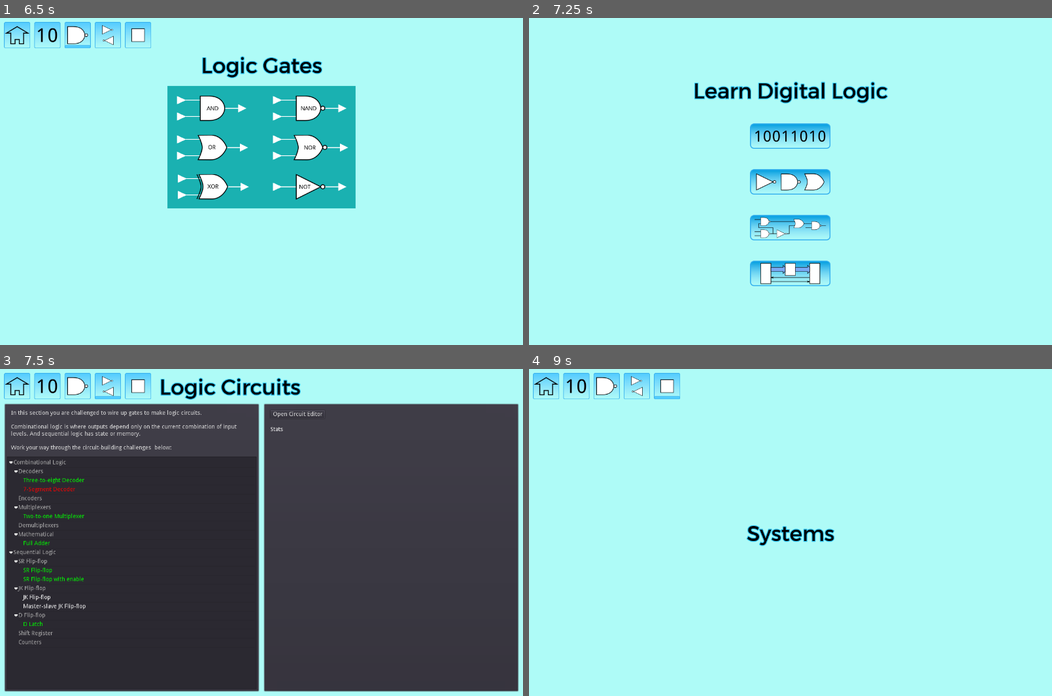
Above: before the commit, frames 1-4 (two rows, left to right).
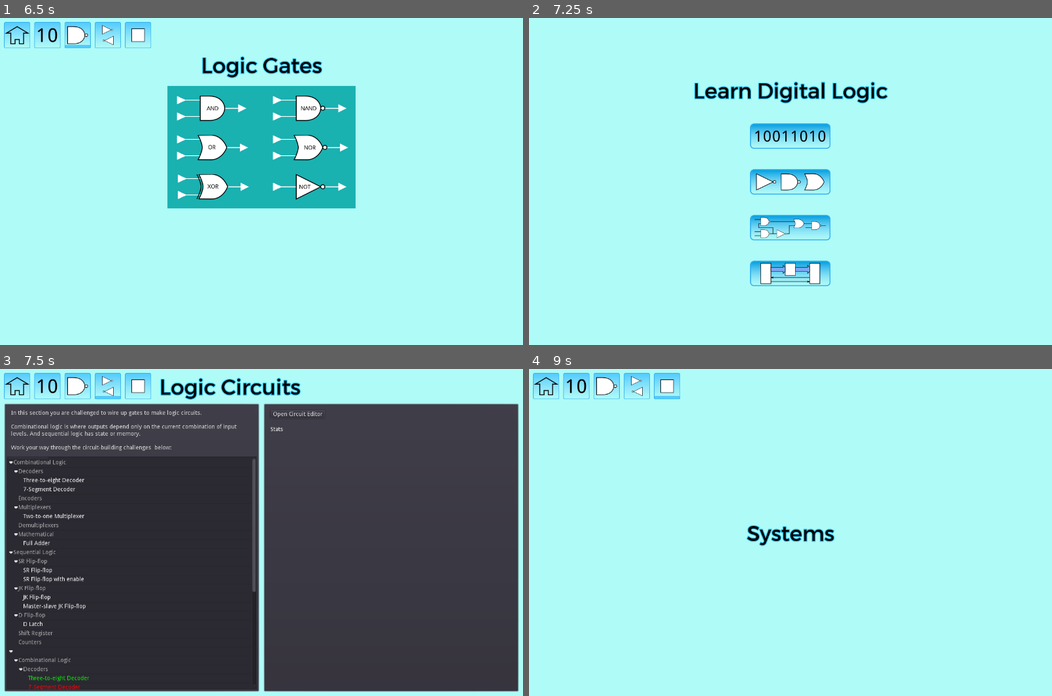
Above: after the commit, the same moments.

Repository: andrew-wilkes/digital-logic
Game: Godot game, scene res://Main.tscn
The game is run twice, just before and just after one commit, with the same random seed, the same clock (stepped at 60 frames per second) and the same inputs.
Inputs (mouse positions are in pixels of both pictures, inside the frame that each line leads up to):
- Up to frame 1 (6.5 s): click (261, 135) at 0.5 s; click "-" at 1.25 s; click "+" at 2 s; click "<<" at 2.75 s; click ">>" at 3.5 s; click "~" at 4.25 s; click (15, 34) at 5 s; click (261, 181) at 5.75 s
- Up to frame 2 (7.25 s): click (544, 34) at 6.5 s
- Up to frame 3 (7.5 s): click (261, 578) at 7.25 s
- Up to frame 4 (9 s): click (544, 385) at 8 s; click (790, 624) at 8.75 s

Frames 1-2 are identical in both runs. In frame 3, 0.9% of the frame differs, in the area x 1-49%, y 27-98%; in frame 4, nothing differs.

Commit message:
Add tree list item highlighting shader

Diff:
--- a/game/panels/TreeList.gd
+++ b/game/panels/TreeList.gd
@@ -9,7 +9,7 @@
 	item_script = load("res://panels/item.gd")
 	tree = $Tree
 	tree.connect("cell_selected", self, "tree_item_selected")
-	#populate(tt.categories, tt.data)
+	populate(tt.categories, tt.data)
 
 
 func populate(cats, data):
@@ -39,3 +39,14 @@
 	var item = tree.get_selected()
 	if "id" in item:
 		emit_signal("tree_item_selected", item.id)
+
+
+func _on_Tree_gui_input(event):
+	if event is InputEventMouseMotion:
+		$Bar.rect_position = Vector2(0, get_y(event.position.y))
+		$Bar.rect_size = Vector2(rect_size.x, 16)
+
+
+func get_y(y):
+	var step = 22
+	return floor(y / step) * step + 6
--- a/game/panels/TreeList.tscn
+++ b/game/panels/TreeList.tscn
@@ -1,6 +1,18 @@
-[gd_scene load_steps=2 format=2]
+[gd_scene load_steps=4 format=2]
 
 [ext_resource path="res://panels/TreeList.gd" type="Script" id=1]
+
+[sub_resource type="Shader" id=1]
+code = "shader_type canvas_item;
+
+void fragment() {
+    vec3 c = textureLod(SCREEN_TEXTURE, SCREEN_UV, 0.0).rgb;
+	if (c.r < 0.3 || c.g < 0.3 || c.b < 0.3) c *= 1.2;
+    COLOR.rgb = c;
+}"
+
+[sub_resource type="ShaderMaterial" id=2]
+shader = SubResource( 1 )
 
 [node name="TreeList" type="MarginContainer"]
 anchor_right = 1.0
@@ -14,3 +26,12 @@
 margin_right = 1280.0
 margin_bottom = 800.0
 hide_root = true
+
+[node name="Bar" type="ColorRect" parent="."]
+material = SubResource( 2 )
+margin_right = 100.0
+margin_bottom = 5.0
+rect_min_size = Vector2( 100, 5 )
+size_flags_horizontal = 0
+size_flags_vertical = 0
+[connection signal="gui_input" from="Tree" to="." method="_on_Tree_gui_input"]
--- a/game/parts/accessories/Probe.gd
+++ b/game/parts/accessories/Probe.gd
@@ -124,9 +124,5 @@
 	clear_data()
 
 
-func _on_Reset_button_down():
-	reset()
-
-
 func _on_Timer_timeout():
 	reset()
